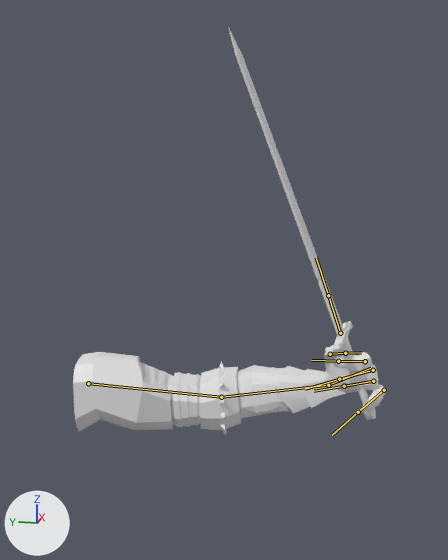
Two versions of the FBX model Assets/Models/PlayerModels/PlayerSword/PlayerSword.fbx, one commit apart.
Rendered twice from a camera (50 mm lens) standing at (-8.18, -1.56, 3.98) and looking at (0.05, 0.08, 1.93). Arrows for +X, +Y and +Z are at lower left; the lights stay in place. Both versions are drawn at frame 1 of the action 'SwordBones|SwordIdle'; the numbers are the values there. The bones that bend it are drawn over the model as lines.

Objects in the first picture: 'ArmArmoredLow.002', 'ArmArmoredLow.003'.
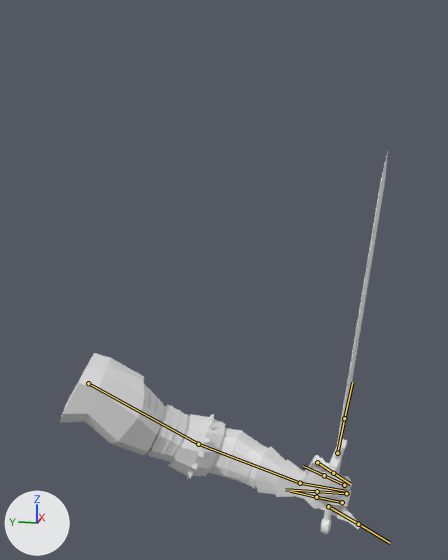
Location of each change, [x1, y1, x2, y2] in pixels of the pictures (448 x 560 px):
'ArmArmoredLow.002', posed (97% taller)
    before: [73, 345, 387, 434]
    after: [60, 353, 360, 529]
'ArmArmoredLow.003', posed (54% narrower)
    before: [228, 27, 376, 420]
    after: [321, 151, 388, 534]
bone 'UpperArm', root to tip
    before: (88, 383) to (221, 397)
    after: (88, 383) to (198, 444)
bone 'Pinky2', root to tip
    before: (384, 390) to (358, 412)
    after: (328, 506) to (358, 524)

The edits, one by one:
Bone 'UpperArm' (bone_upperarm) turns from (0, 0, 0) to (26, 8, 3) degrees about its own x, y and z.
Bone 'Pinky2' (bone_pinky2) moves from (0.029, 0.28, -0.023) to (0.0, 0.0, 0.0).
Bone 'Pinky2' (bone_pinky2) turns from (22, -27, 109) to (0, 0, 0) degrees about its own x, y and z.
